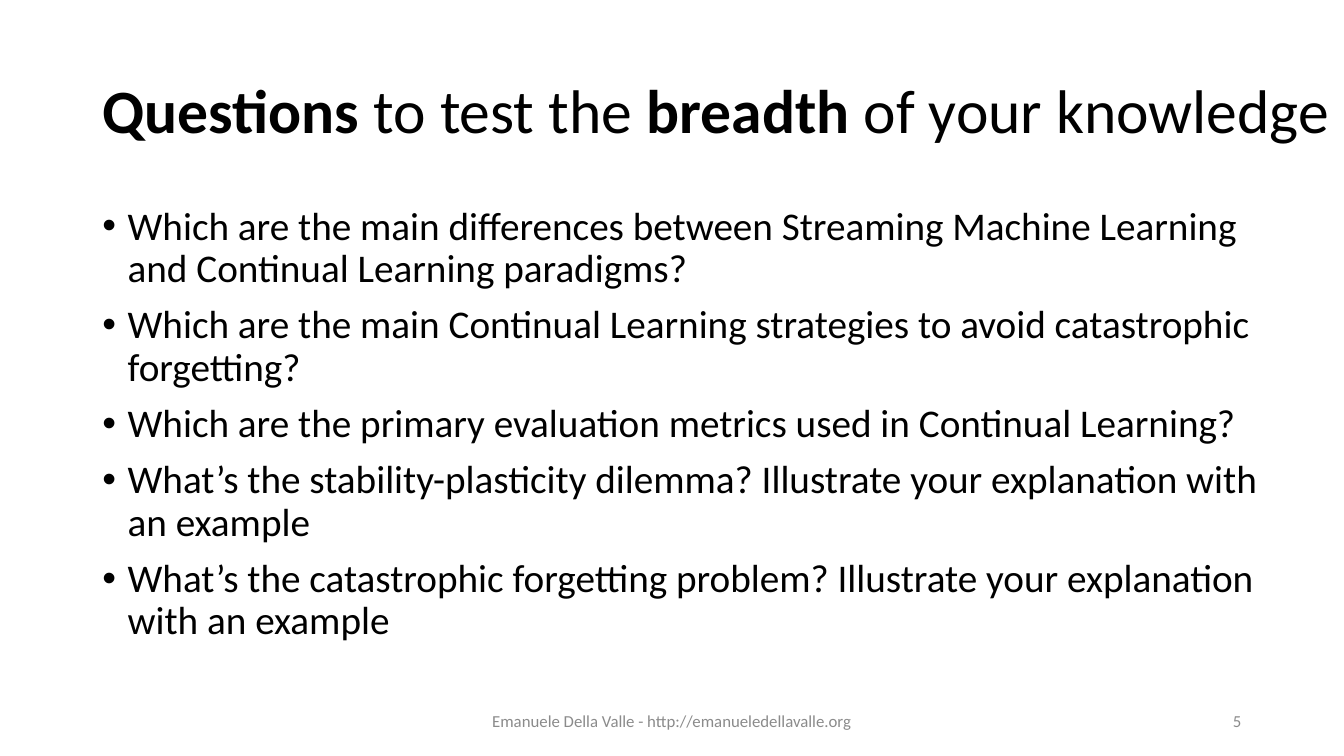
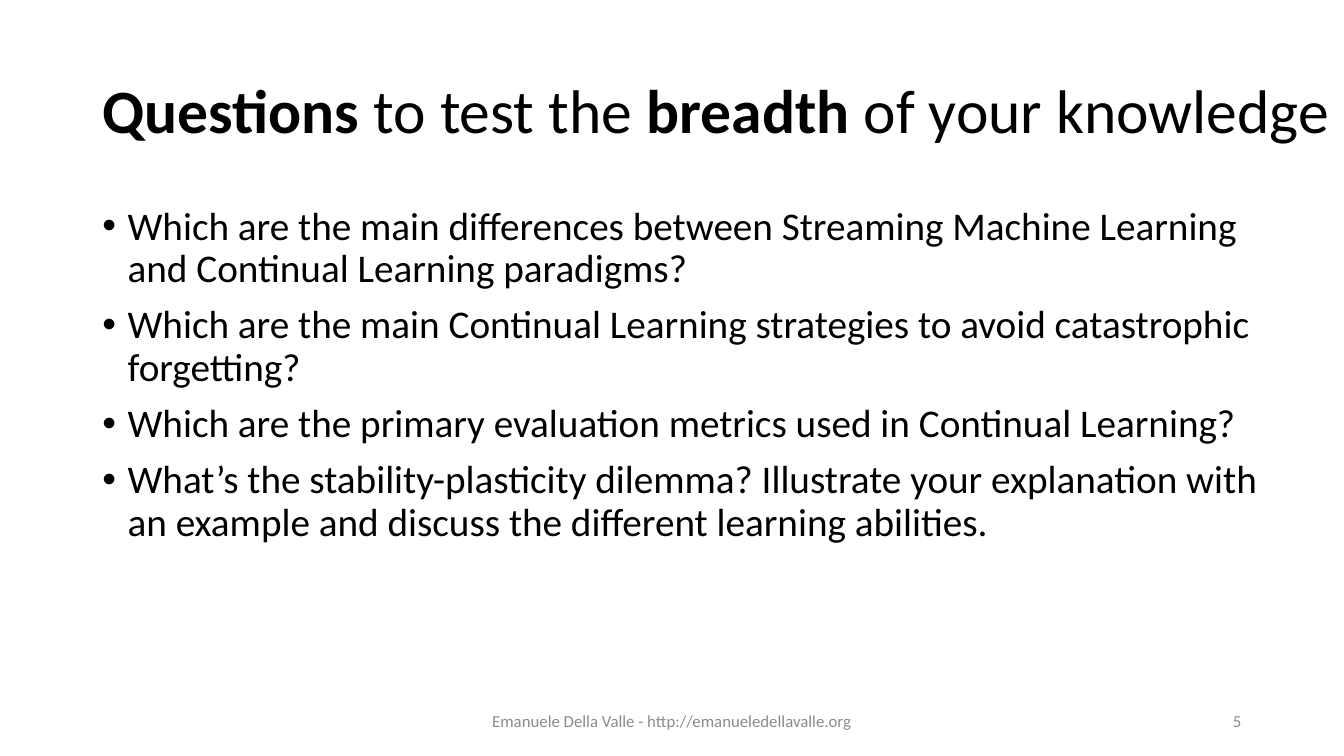
Before and after one commit to eugeniovaretti/streaming-data-analytics, a slide deck: slide 5 of lectures/11_SDS_exam-preview/11_Streaming-Data-Science_exam-preview.pptx. Drawn at 1344x756 pixels with LibreOffice and Linux fonts; fonts in the diff are those of the drawing. Boxes give left, top, right and bottom in pixels: in the first picture for what was removed or moved away, otherwise in the second. Text is boxed around its words. In the diff, an @@ line names an element or a change of style, - is before the commit and + after.

```diff
--- a/lectures/11_SDS_exam-preview/11_Streaming-Data-Science_exam-preview.pptx
+++ b/lectures/11_SDS_exam-preview/11_Streaming-Data-Science_exam-preview.pptx
@@ text at <box>128,465,1257,543</box>: text changed @@
-• What’s the stability-plasticity dilemma? Illustrate your explanation with an example
-• What’s the catastrophic forgetting problem? Illustrate your explanation with an example
+• What’s the stability-plasticity dilemma? Illustrate your explanation with an example and discuss the different learning abilities.
```
Also in this commit, not shown: 1 other slide changed.
